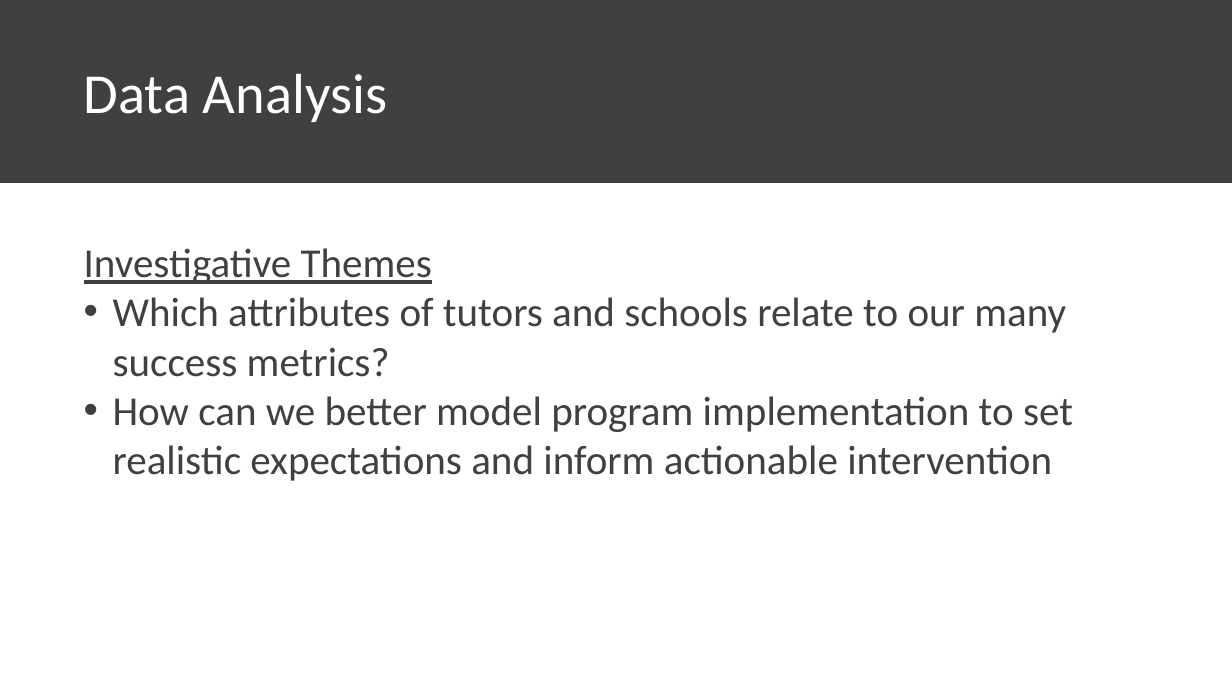
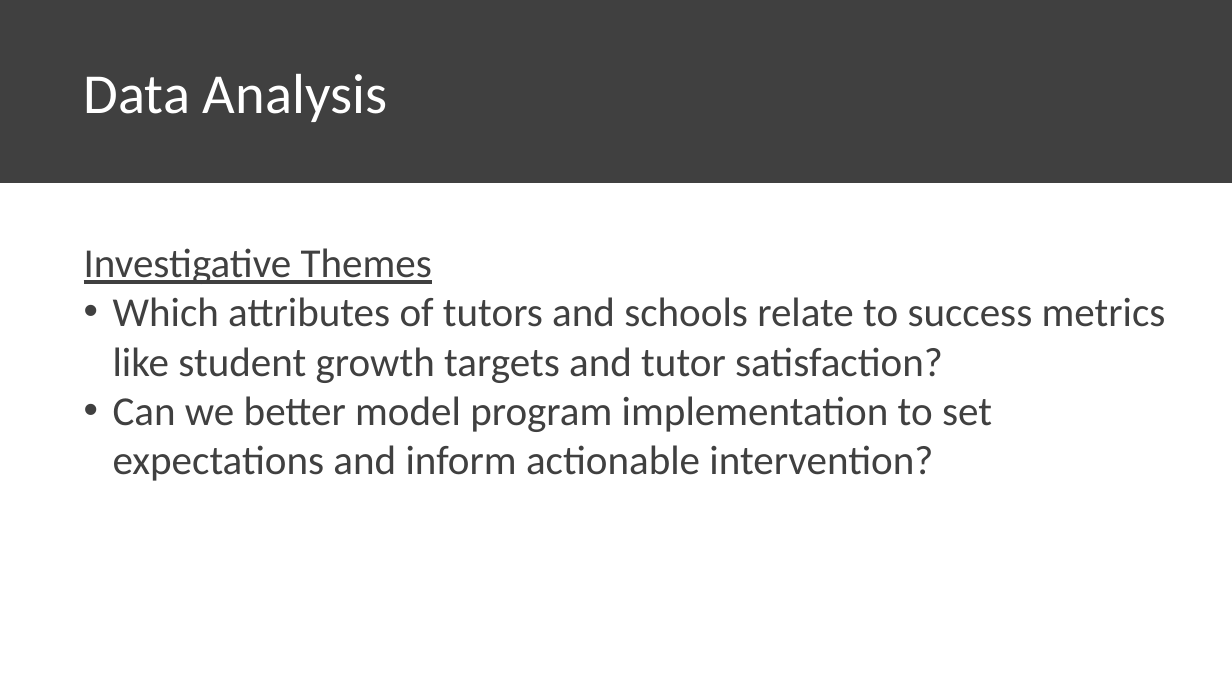
Before and after one commit to chrisluedtke/talks, a slide deck: slide 7 of 2018-06-14-ChiPy/Presentation.pptx (slide 8 before the commit). Drawn at 1232x693 pixels with LibreOffice and Linux fonts; fonts in the diff are those of the drawing. Boxes give left, top, right and bottom in pixels: in the first picture for what was removed or moved away, otherwise in the second. Text is boxed around its words. In the diff, an @@ line names an element or a change of style, - is before the commit and + after.

```diff
--- a/2018-06-14-ChiPy/Presentation.pptx
+++ b/2018-06-14-ChiPy/Presentation.pptx
@@ text at box(113, 297, 1166, 481): text changed @@
-• Which attributes of tutors and schools relate to our many success metrics?
-• How can we better model program implementation to set realistic expectations and inform actionable intervention
+• Which attributes of tutors and schools relate to success metrics like student growth targets and tutor satisfaction?
+• Can we better model program implementation to set expectations and inform actionable intervention?
```
Also in this commit, not shown: 5 other slides changed, 1 slide added, 4 slides removed, 1 other file.
